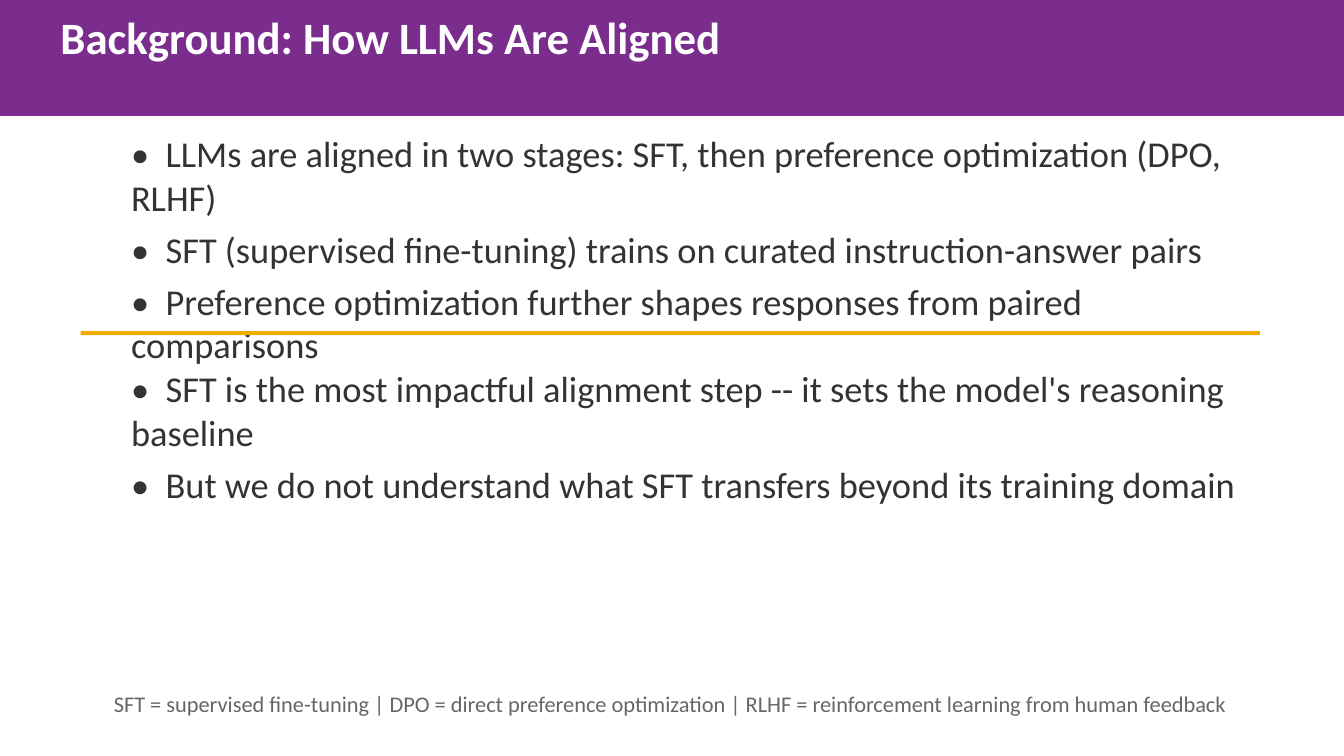
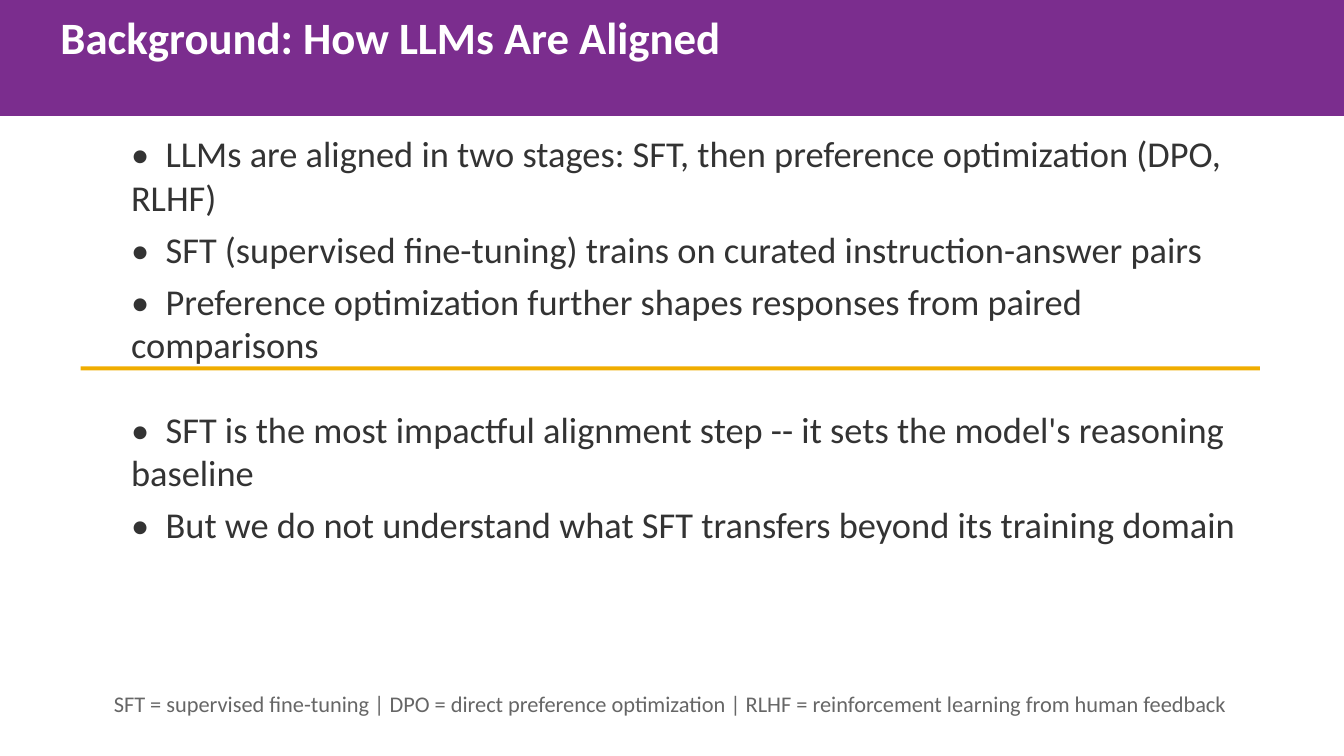
Before and after one commit to gbangban/ai-ideology-study, a slide deck: slide 2 of paper/iclr2026/iclr2026_spotlight.pptx. Drawn at 1344x756 pixels with LibreOffice and Linux fonts; fonts in the diff are those of the drawing. Boxes give left, top, right and bottom in pixels: in the first picture for what was removed or moved away, otherwise in the second. Text is boxed around its words. In the diff, an @@ line names an element or a change of style, - is before the commit and + after.

```diff
--- a/paper/iclr2026/iclr2026_spotlight.pptx
+++ b/paper/iclr2026/iclr2026_spotlight.pptx
@@ text "• LLMs are aligned in ..." rewrapped from <box>131,140,1221,364</box> to <box>131,140,1221,321</box> @@
@@ rectangle: place and size @@
-rectangle at <box>81,332,1260,336</box>
+rectangle at <box>81,366,1260,370</box>
@@ text "• SFT is the most ...": place and size @@
-text "• SFT is the most ..." at <box>131,376,1234,505</box>
+text "• SFT is the most ..." at <box>131,417,1234,545</box>
```
Also in this commit, not shown: 7 other slides changed, 1 other file.
